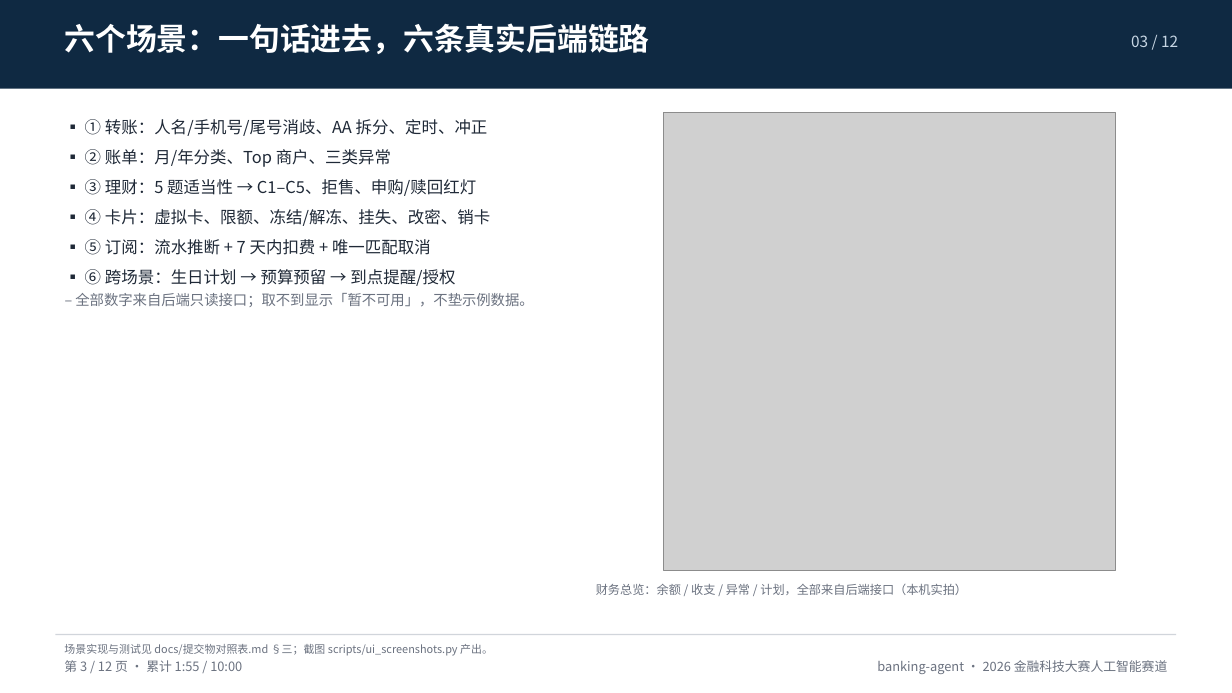
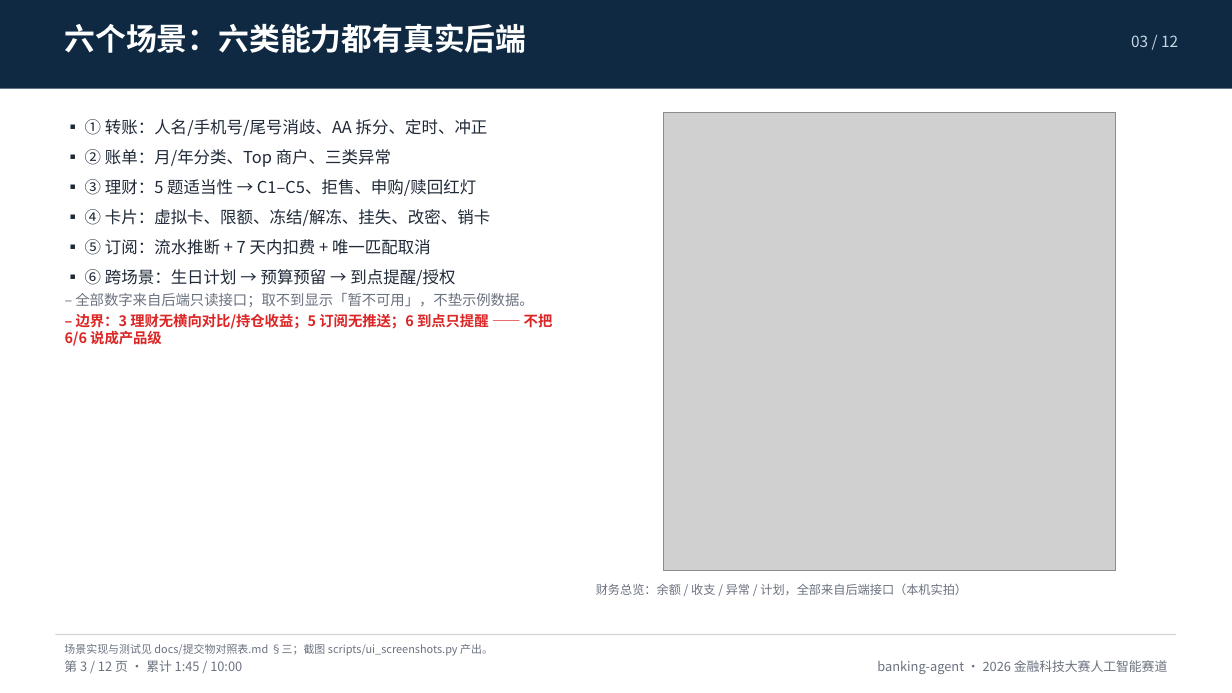
Before and after one commit to peng6yu/banking-agent, a slide deck: slide 3 of docs/交付/答辩PPT.pptx. Drawn at 1232x693 pixels with LibreOffice and Linux fonts; fonts in the diff are those of the drawing; grey boxes stand for pictures. Boxes give left, top, right and bottom in pixels: in the first picture for what was removed or moved away, otherwise in the second. Text is boxed around its words. In the diff, an @@ line names an element or a change of style, - is before the commit and + after.

```diff
--- a/docs/交付/答辩PPT.pptx
+++ b/docs/交付/答辩PPT.pptx
@@ text at [64,23,526,53]: text changed @@
-六个场景：一句话进去，六条真实后端链路
+六个场景：六类能力都有真实后端
@@ text at [65,313,553,346]: paragraph added @@
+– 边界：3 理财无横向对比/持仓收益；5 订阅无推送；6 到点只提醒 —— 不把 6/6 说成产品级
@@ text at [64,660,242,672]: text changed @@
-第 3 / 12 页 · 累计 1:55 / 10:00
+第 3 / 12 页 · 累计 1:45 / 10:00
```
Also in this commit, not shown: 11 other slides changed, 8 other files.
